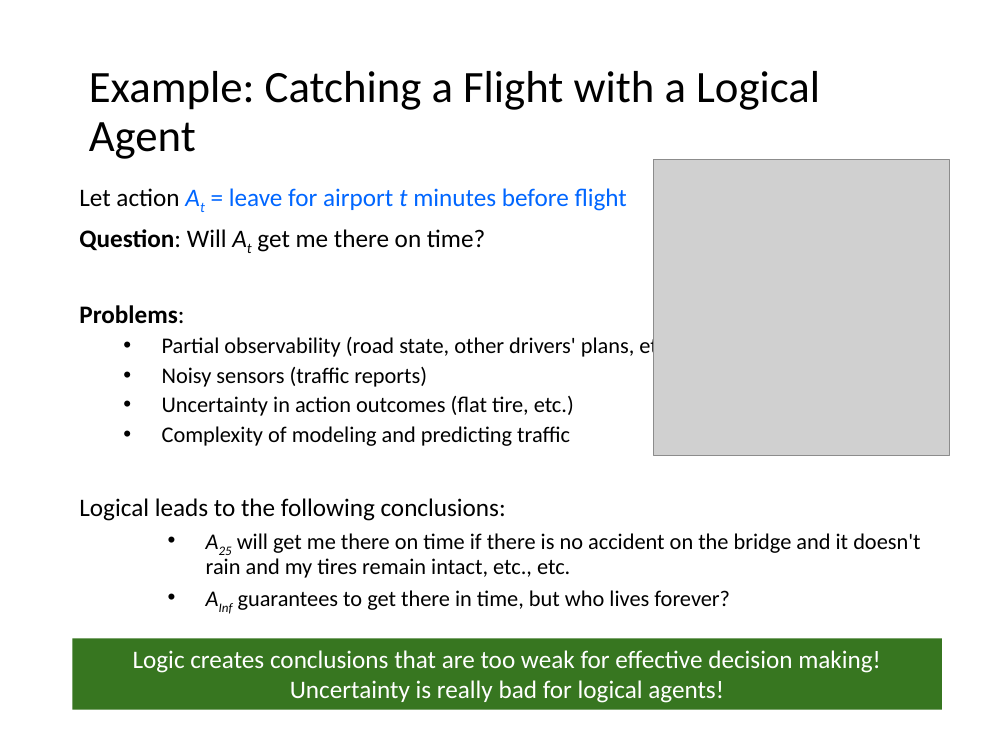
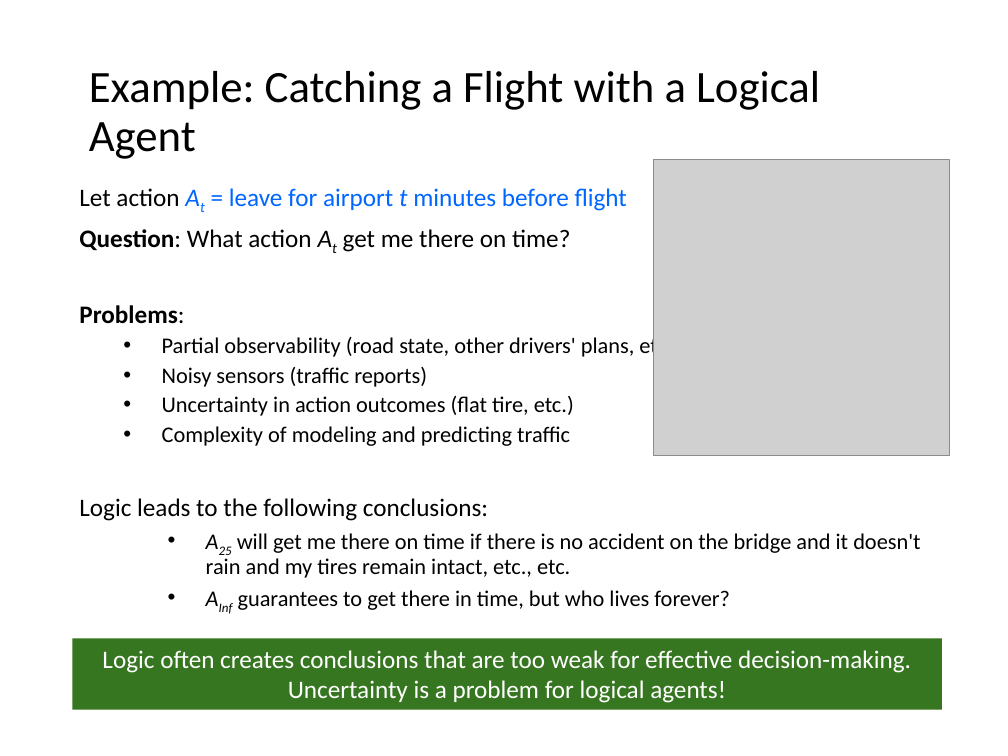
Before and after one commit to mhahsler/CS7320-AI, a slide deck: slide 2 of slides/12_uncertainty.pptx (slide 3 before the commit). Drawn at 1008x756 pixels with LibreOffice and Linux fonts; fonts in the diff are those of the drawing; grey boxes stand for pictures. Boxes give left, top, right and bottom in pixels: in the first picture for what was removed or moved away, otherwise in the second. Text is boxed around its words. In the diff, an @@ line names an element or a change of style, - is before the commit and + after.

```diff
--- a/slides/12_uncertainty.pptx
+++ b/slides/12_uncertainty.pptx
@@ text at <box>79,229,570,252</box>: text changed @@
-Question: Will At get me there on time?
+Question: What action At get me there on time?
@@ text at <box>79,498,488,521</box>: text changed @@
-Logical leads to the following conclusions:
+Logic leads to the following conclusions:
@@ text in rectangle at <box>102,650,911,703</box>: text changed @@
-Logic creates conclusions that are too weak for effective decision making!
-Uncertainty is really bad for logical agents!
+Logic often creates conclusions that are too weak for effective decision-making.
+Uncertainty is a problem for logical agents!
```
Also in this commit, not shown: 35 other slides changed, 10 slides added, 2 slides removed, 22 other files.
